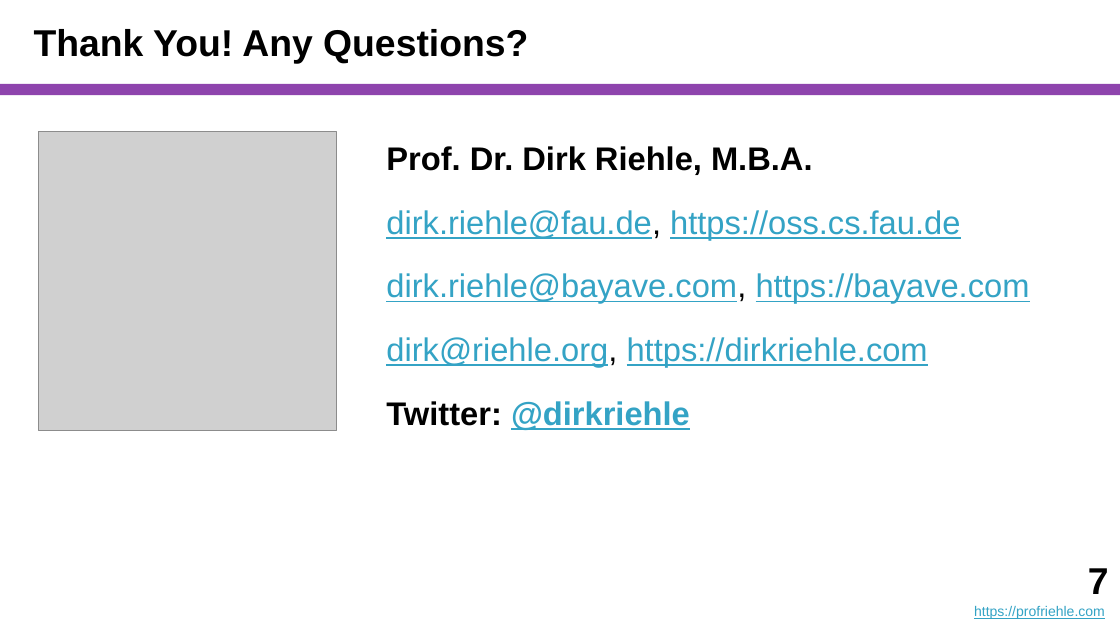
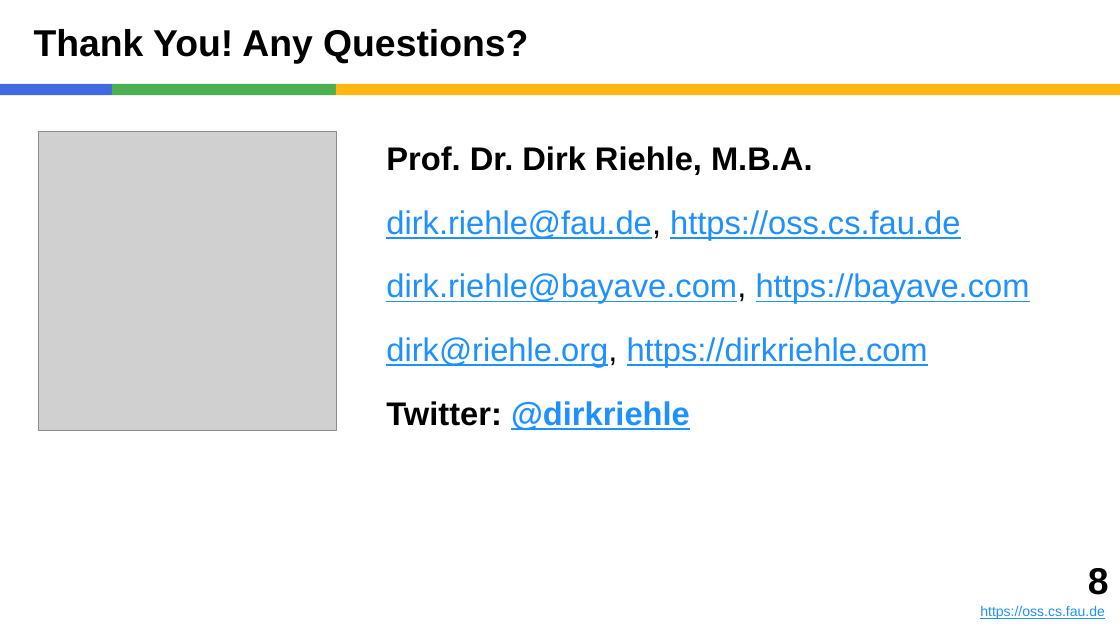
Before and after one commit to dirkriehle/coach-course, a slide deck: slide 8 of Lecture Slides/COACH A03 - The First Team Meeting.pptx (slide 7 before the commit). Drawn at 1120x630 pixels with LibreOffice and Linux fonts; fonts in the diff are those of the drawing; grey boxes stand for pictures. Boxes give left, top, right and bottom in pixels: in the first picture for what was removed or moved away, otherwise in the second. Text is boxed around its words. In the diff, an @@ line names an element or a change of style, - is before the commit and + after.

```diff
--- a/Lecture Slides/COACH A03 - The First Team Meeting.pptx
+++ b/Lecture Slides/COACH A03 - The First Team Meeting.pptx
@@ rectangle added at box(0, 84, 112, 95), fill #4169E1 @@
@@ rectangle added at box(112, 84, 336, 95), fill #4CAF50 @@
@@ rectangle: place and size @@
-rectangle at box(0, 84, 1120, 95)
+rectangle at box(336, 84, 1120, 95)
@@ rectangle at box(336, 84, 1120, 95): fill #8E44AD to #FEB612 @@
@@ text at box(386, 210, 1030, 430): text colour #34A3C5 to #1E90FF in "dirk.riehle@fau.de, https://oss.cs.fau.de", "dirk.riehle@bayave.com, https://bayave.com", "dirk@riehle.org, https://dirkriehle.com", "@dirkriehle" @@
@@ text at box(980, 568, 1109, 619): text changed; text colour #34A3C5 to #1E90FF @@
-7
-https://profriehle.com
+8
+https://oss.cs.fau.de
```
Also in this commit, not shown: 7 other slides changed, 1 slide added, 5 other files.
